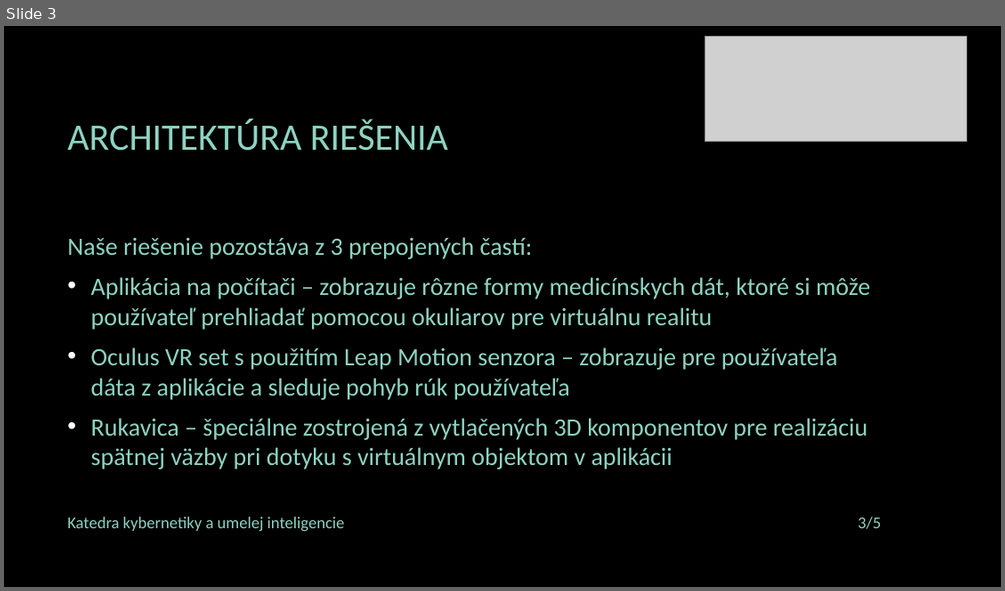
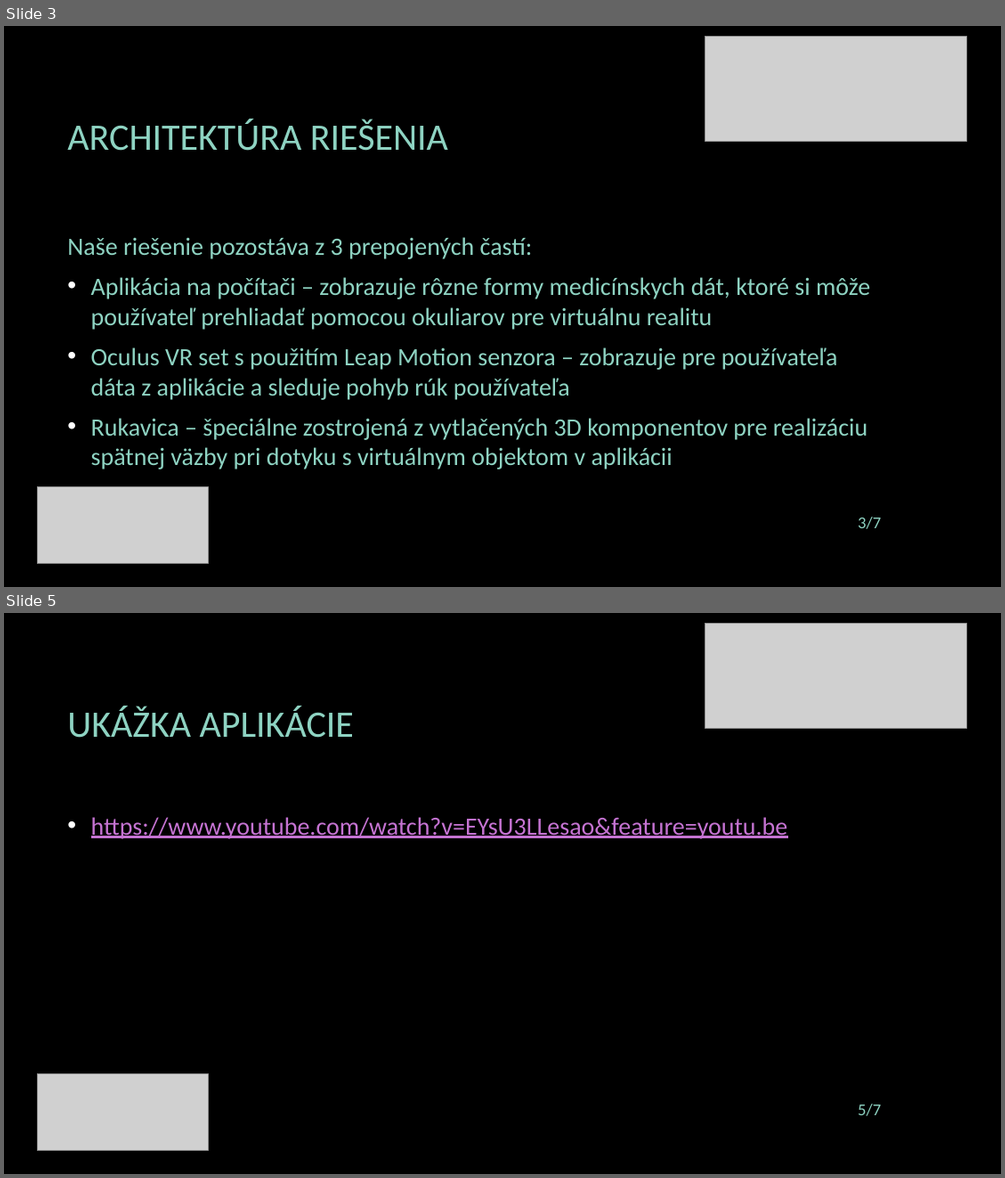
Before and after one commit to rbalaz/liveproject3dglove-, a slide deck: tp_presentation.pptx. Shown one above the other, each under a label of ours: slide 3 before the commit, slides 3 and 5 after it; the slides between them are not shown. The pictures are 1005x591 and 1005x1178 pixels, drawn with LibreOffice and Linux fonts; fonts in the diff are those of the drawing; grey boxes stand for pictures; background and template pictures are left out. Boxes give left, top, right and bottom in pixels: in the first picture for what was removed or moved away, otherwise in the second. Text is boxed around its words. In the diff, an @@ line names an element or a change of style, - is before the commit and + after.

```diff
--- a/tp_presentation.pptx
+++ b/tp_presentation.pptx
@@ slide 5 added at (4, 613, 1001, 1174), background picture (left out) @@
@@ picture added at (705, 624, 966, 728) @@
@@ title added at (67, 706, 354, 738), 36 pt, text #8ED3C2 @@
+UKÁŽKA APLIKÁCIE
@@ text added at (91, 817, 788, 839), 24 pt, text #C573D2, underline @@
+• https://www.youtube.com/watch?v=EYsU3LLesao&feature=youtu.be
@@ picture added at (37, 1074, 208, 1150) @@
@@ page number added at (858, 1103, 881, 1116), 16 pt, text #8ED3C2 @@
+5/7
@@ slide 3 changed as well @@
@@ picture added at (37, 487, 208, 563) @@
@@ text removed at (67, 516, 345, 531) @@
-Katedra kybernetiky a umelej inteligencie
@@ page number at (858, 516, 881, 529): text changed @@
-3/5
+3/7
```
Also in this commit, not shown: 3 other slides changed, 2 other slides added, 1 slide removed.
